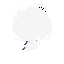
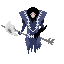
Revision of a layered 64x64 image; what changed, layer by layer:
added group "Groupe 2" with 11 layers above "Groupe 1" over [1, 3, 55, 54]
added layer "Calque 21 copie" in group "Groupe 2" over [1, 7, 55, 54]
hid group "Groupe 1" (19 layers) over [1, 3, 55, 54]
hid "Calque 21" over [1, 7, 55, 54]
hid "Calque 20" over [1, 8, 55, 54]
hid "Calque 19" over [1, 9, 55, 54]
hid "Calque 18" over [1, 8, 55, 54]
hid "Calque 17" over [1, 7, 55, 54]
hid "Calque 16" over [1, 8, 55, 54]
hid "Calque 15" over [1, 9, 55, 54]
hid "Calque 14" over [1, 8, 55, 54]
hid "Calque 11" over [1, 8, 55, 54]
hid "Calque 12" over [1, 9, 55, 54]
hid "Calque 10" over [1, 10, 55, 54]
hid "Calque 13" over [1, 9, 55, 54]
hid "Calque 9" over [1, 8, 55, 54]
hid "Calque 8" over [4, 8, 55, 54]
hid "Calque 3" over [8, 7, 50, 54]
hid "Calque 7" over [12, 3, 52, 51]
hid "Calque 6" over [16, 3, 48, 51]
hid "Calque 5" over [22, 3, 48, 51]
added layer "Calque 22" over [1, 3, 55, 54]
